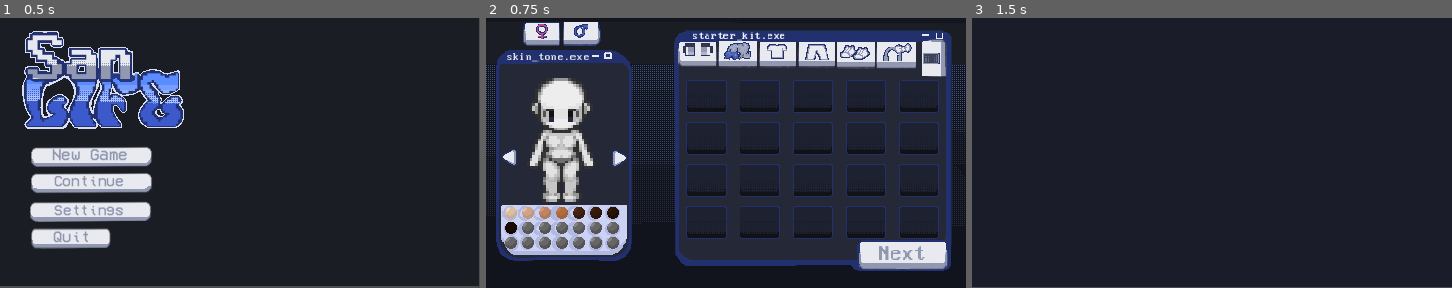
Above: before the commit, frames 1-3 (left to right).
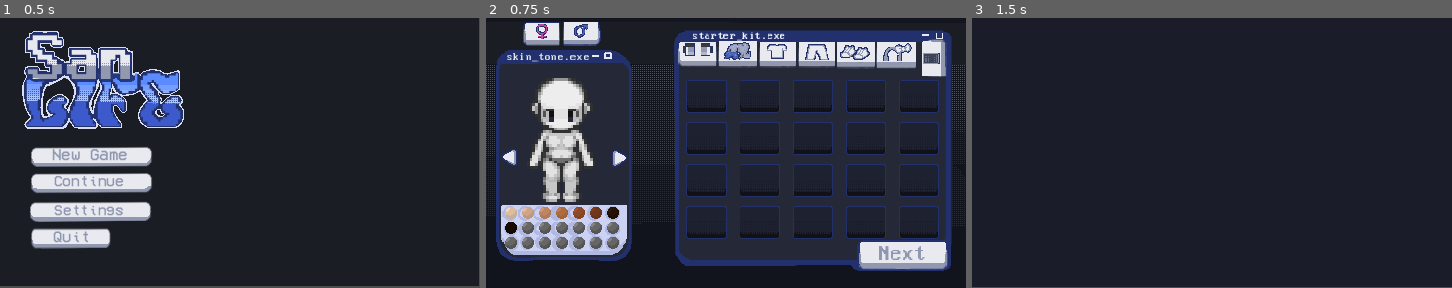
Above: after the commit, the same moments.

Repository: darkdoll4/SanLife
Game: Godot game, scene res://scenes/main_menu.tscn
Two runs of this game, one before a commit and one after it. Both use one fixed random seed, a clock stepped at 60 frames per second and the inputs below.
Inputs (mouse positions are in pixels of both pictures, inside the frame that each line leads up to):
- Up to frame 1 (0.5 s): no input
- Up to frame 2 (0.75 s): click (577, 158) at 0.5 s
- Up to frame 3 (1.5 s): click (1389, 255) at 1.25 s

Frame 1 is identical in both runs. In frame 2, 0.2% of the frame differs, in the area x 18-25%, y 70-75%; in frame 3, nothing differs.

Commit message:
updated first row of swatches to their correct values

Diff:
--- a/san-life/scenes/character_creator.tscn
+++ b/san-life/scenes/character_creator.tscn
@@ -368,18 +368,22 @@
 texture_normal = ExtResource("31_axsho")
 
 [node name="skintone4" type="TextureButton" parent="skintoneSwatches" unique_id=734800913]
+modulate = Color(0.74978, 0.74978, 0.74977994, 1)
 layout_mode = 2
 texture_normal = ExtResource("31_axsho")
 
 [node name="skintone5" type="TextureButton" parent="skintoneSwatches" unique_id=1619583315]
-layout_mode = 2
-texture_normal = ExtResource("29_1uaso")
+modulate = Color(0.6255971, 0.6255971, 0.6255971, 1)
+layout_mode = 2
+texture_normal = ExtResource("31_axsho")
 
 [node name="skintone6" type="TextureButton" parent="skintoneSwatches" unique_id=1009374862]
-layout_mode = 2
-texture_normal = ExtResource("29_1uaso")
+modulate = Color(0.4198129, 0.41981322, 0.4198131, 1)
+layout_mode = 2
+texture_normal = ExtResource("31_axsho")
 
 [node name="skintone7" type="TextureButton" parent="skintoneSwatches" unique_id=1656382911]
+modulate = Color(0.7539839, 0.75398386, 0.75398386, 1)
 layout_mode = 2
 texture_normal = ExtResource("29_1uaso")
 
